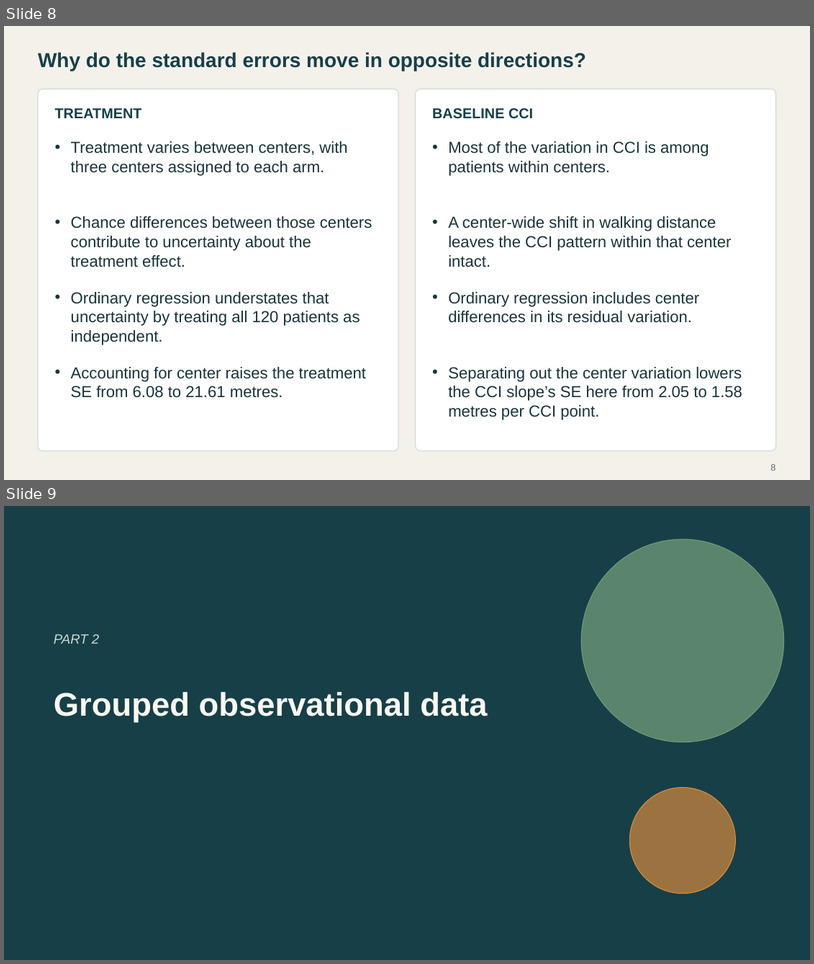
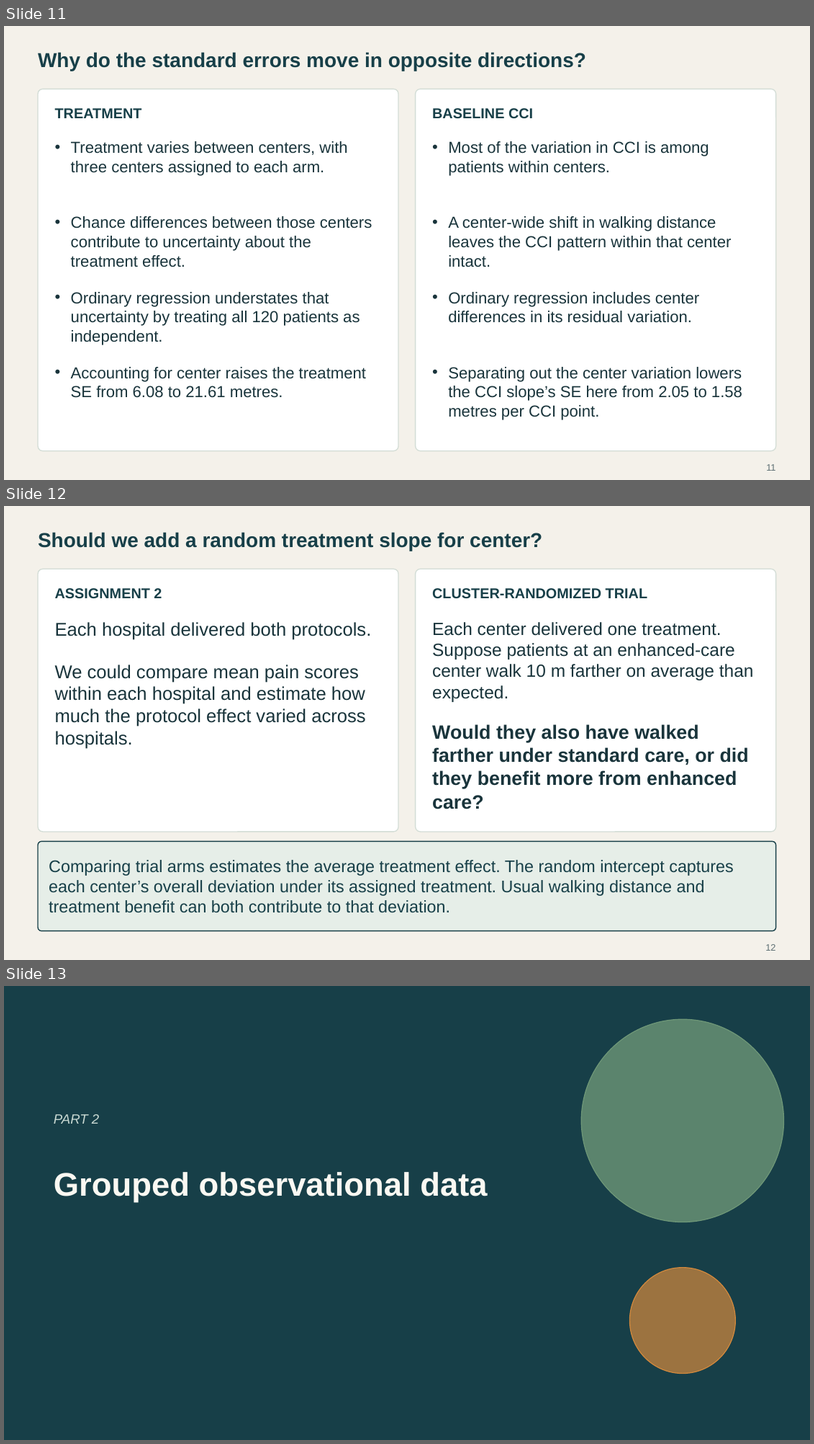
Before and after one commit to Postmus/BeyondMLR, a slide deck: lectures_2627/week3/Beyond_MLR_Week_3.pptx. Shown one above the other, each under a label of ours: slides 8 and 9 before the commit, slides 11, 12 and 13 after it. The pictures are 814x964 and 814x1444 pixels, drawn with LibreOffice and Linux fonts; fonts in the diff are those of the drawing. Boxes give left, top, right and bottom in pixels: in the first picture for what was removed or moved away, otherwise in the second. Text is boxed around its words. In the diff, an @@ line names an element or a change of style, - is before the commit and + after.

Commit message:
Update Week 3 lecture and labs and add the Inner London schools assignment

```diff
--- a/lectures_2627/week3/Beyond_MLR_Week_3.pptx
+++ b/lectures_2627/week3/Beyond_MLR_Week_3.pptx
@@ slide 12 added at (4, 506, 810, 960), background #F4F1EA @@
@@ text added at (38, 532, 543, 551), 24 pt, text #173F48, bold @@
+Should we add a random treatment slope for center?
@@ rounded rectangle added at (38, 569, 399, 831), fill #FFFFFF, outline #D3DDD6 1.1 pt @@
@@ rounded rectangle added at (415, 569, 776, 831), fill #FFFFFF, outline #D3DDD6 1.1 pt @@
@@ text added at (55, 588, 162, 599), 17 pt, text #173F48, bold @@
+ASSIGNMENT 2
@@ text added at (432, 588, 648, 599), 17 pt, text #173F48, bold @@
+CLUSTER-RANDOMIZED TRIAL
@@ text added at (55, 622, 371, 640), 22 pt, text #19343B @@
+Each hospital delivered both protocols.
@@ text added at (432, 622, 754, 702), 21 pt, text #19343B @@
+Each center delivered one treatment. Suppose patients at an enhanced-care center walk 10 m farther on average than expected.
@@ text added at (55, 664, 365, 749), 22 pt, text #19343B @@
+We could compare mean pain scores within each hospital and estimate how much the protocol effect varied across hospitals.
@@ text added at (432, 724, 749, 789), 23 pt, text #19343B, bold @@
+Would they also have walked farther under standard care, or did they benefit more from enhanced care?
@@ rounded rectangle added at (38, 841, 777, 931), fill #E6EEE8, outline #173F48 1.2 pt @@
@@ text added at (49, 860, 734, 913), 20 pt, text #173F48 @@
+Comparing trial arms estimates the average treatment effect. The random intercept captures each center’s overall deviation under its assigned treatment. Usual walking distance and treatment benefit can both contribute to that deviation.
@@ page number added at (766, 944, 776, 950), 11 pt, text #5C6E72 @@
+12
@@ what was slide 8 is now slide 11 @@
@@ page number at (766, 464, 776, 470): text changed @@
-8
+11
@@ what was slide 9 is now slide 13 @@
```
Also in this commit, not shown: 7 slides changed, 5 other slides added, 1 slide removed, 21 other files.
